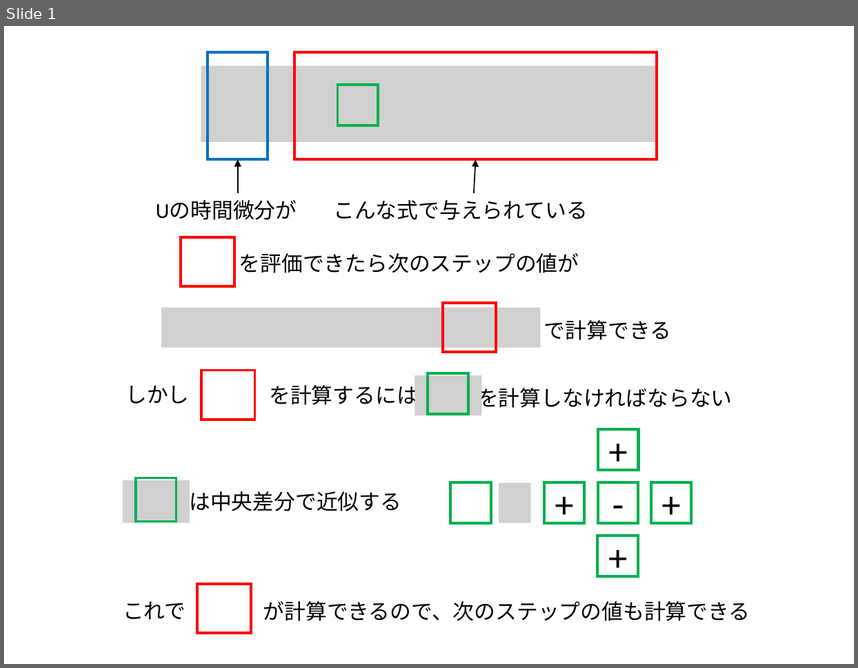
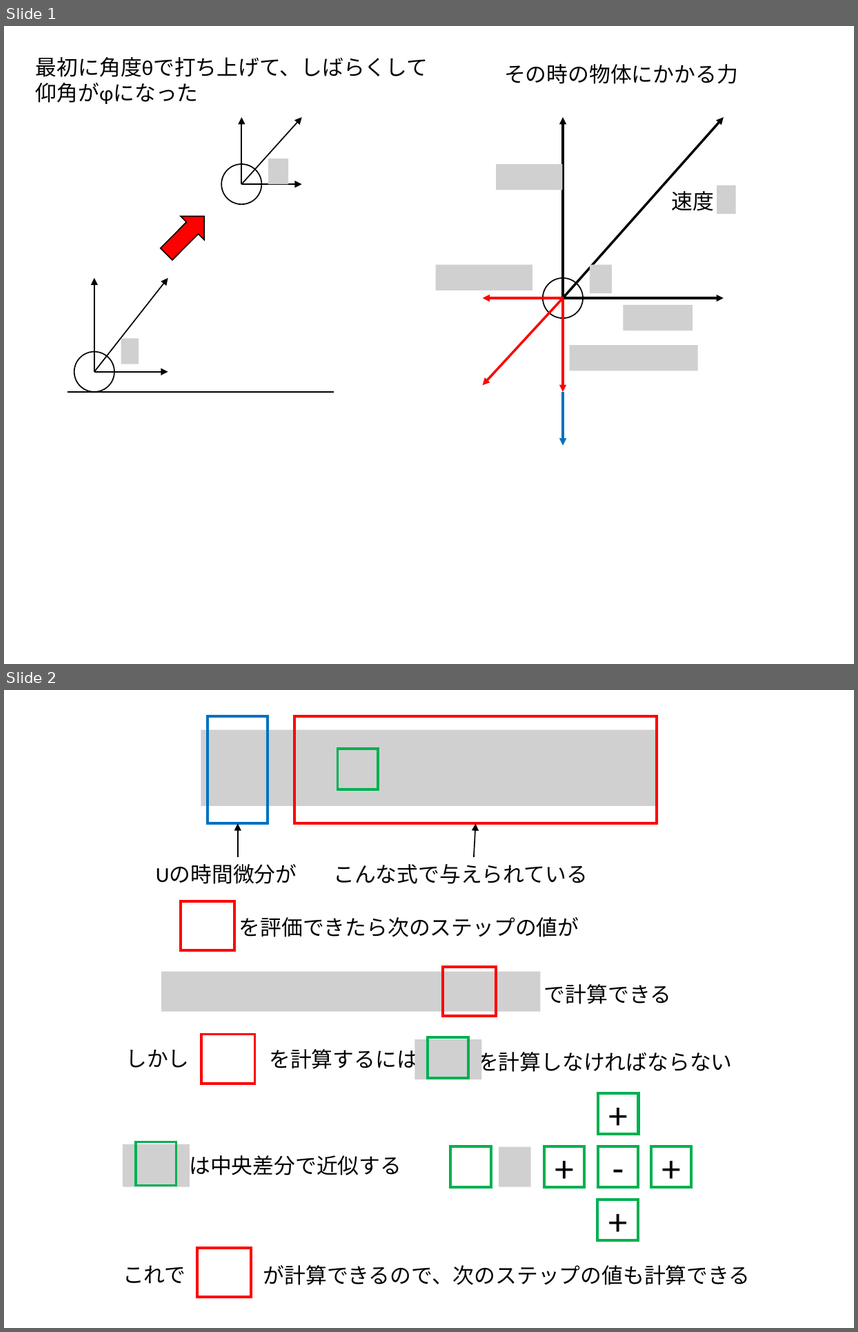
Before and after one commit to kaityo256/python_zero, a slide deck: simulation/fig/fig.pptx. Shown one above the other, each under a label of ours: slide 1 before the commit, slides 1 and 2 after it. The pictures are 858x668 and 858x1332 pixels, drawn with LibreOffice and Linux fonts; fonts in the diff are those of the drawing; grey boxes stand for pictures. Boxes give left, top, right and bottom in pixels: in the first picture for what was removed or moved away, otherwise in the second. Text is boxed around its words. In the diff, an @@ line names an element or a change of style, - is before the commit and + after.

```diff
--- a/simulation/fig/fig.pptx
+++ b/simulation/fig/fig.pptx
@@ slide 1 added at (x1=4, y1=26, x2=854, y2=664), background #FFFFFF @@
@@ text added at (x1=36, y1=57, x2=428, y2=104), 18 pt, text #000000 @@
+最初に角度θで打ち上げて、しばらくして仰角がφになった
@@ text added at (x1=504, y1=64, x2=738, y2=84), 18 pt, text #000000 @@
+その時の物体にかかる力
@@ arrow added from (242, 184) to (301, 117), #000000 1 pt @@
@@ arrow added from (242, 184) to (242, 117), #000000 1 pt @@
@@ arrow added from (562, 298) to (562, 117), #000000 2 pt @@
@@ arrow added from (562, 298) to (723, 117), #000000 2 pt @@
@@ ellipse added at (x1=221, y1=164, x2=261, y2=203), outline #000000 1 pt @@
@@ picture added at (x1=268, y1=158, x2=289, y2=184) @@
@@ picture added at (x1=496, y1=164, x2=562, y2=190) @@
@@ arrow added from (242, 184) to (301, 184), #000000 1 pt @@
@@ text added at (x1=672, y1=191, x2=715, y2=211), 18 pt, text #000000 @@
+速度
@@ picture added at (x1=717, y1=185, x2=736, y2=214) @@
@@ right arrow added at (x1=155, y1=204, x2=216, y2=265), fill #FF0000, outline #000000 1 pt @@
@@ picture added at (x1=436, y1=265, x2=533, y2=290) @@
@@ picture added at (x1=590, y1=265, x2=612, y2=294) @@
@@ arrow added from (94, 371) to (168, 278), #000000 1 pt @@
@@ arrow added from (94, 371) to (94, 278), #000000 1 pt @@
@@ ellipse added at (x1=543, y1=278, x2=583, y2=318), outline #000000 1 pt @@
@@ arrow added from (564, 298) to (483, 298), #FF0000 2 pt @@
@@ arrow added from (562, 298) to (483, 385), #FF0000 2 pt @@
@@ arrow added from (562, 298) to (723, 298), #000000 2 pt @@
@@ arrow added from (562, 298) to (562, 392), #FF0000 2 pt @@
@@ picture added at (x1=623, y1=305, x2=693, y2=330) @@
@@ ellipse added at (x1=74, y1=352, x2=114, y2=392), outline #000000 1 pt @@
@@ picture added at (x1=121, y1=338, x2=139, y2=363) @@
@@ picture added at (x1=569, y1=345, x2=663, y2=370) @@
@@ picture added at (x1=664, y1=345, x2=699, y2=370) @@
@@ arrow added from (94, 371) to (168, 371), #000000 1 pt @@
@@ line added from (67, 392) to (334, 392), #000000 1 pt @@
@@ arrow added from (562, 392) to (562, 445), #0070C0 2 pt @@
@@ what was slide 1 is now slide 2 @@
```
Also in this commit, not shown: 3 other files.
